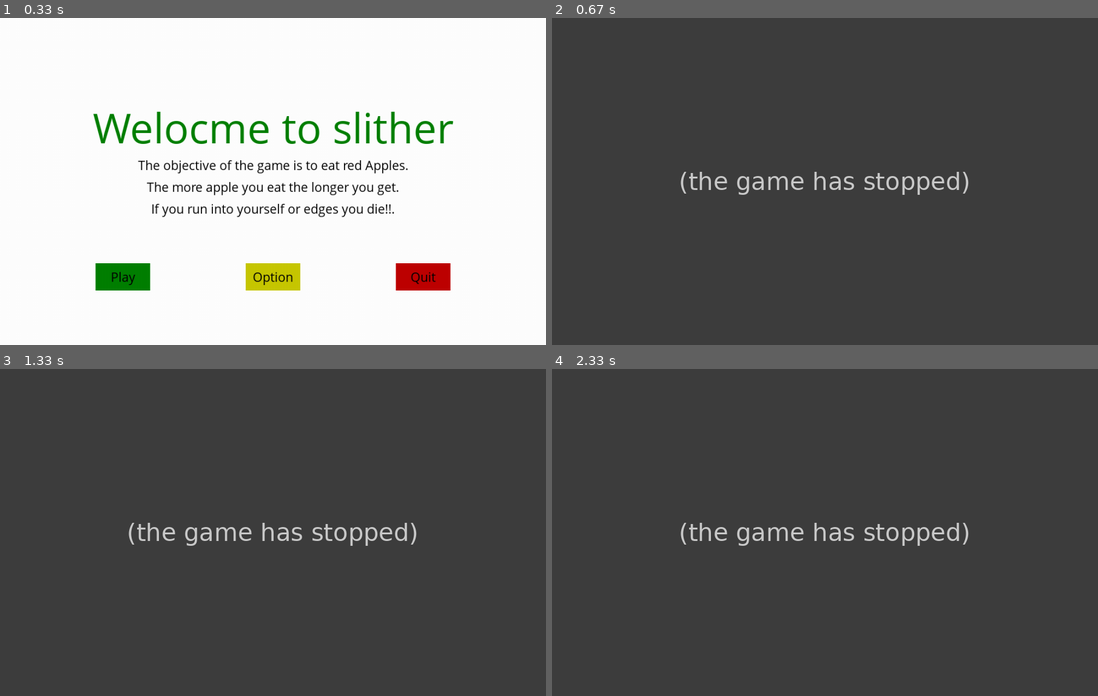
Above: before the commit, frames 1-4 (two rows, left to right).
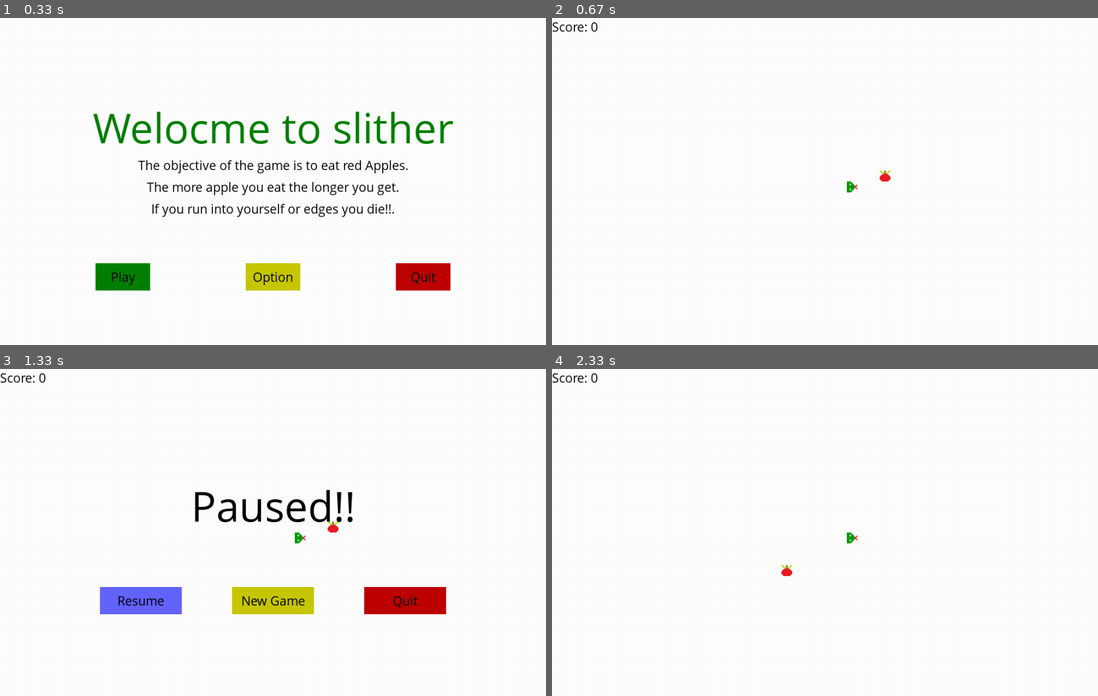
Above: after the commit, the same moments.

Repository: RIPTIDEKING/Snake_Pygame
Game: pygame game, started from MainGame.py
The game is run twice, just before and just after one commit, with the same random seed, the same clock (stepped at 60 frames per second) and the same inputs.
Inputs (mouse positions are in pixels of both pictures, inside the frame that each line leads up to):
- Up to frame 1 (0.33 s): no input
- Up to frame 2 (0.67 s): click "Play" at 0.4 s
- Up to frame 3 (1.33 s): hold P 0.67-1.13 s; hold Right 0.67-1.13 s; move the mouse to (251, 545) at 0.7 s; click "Resume" at 1.25 s
- Up to frame 4 (2.33 s): hold P 1.5-1.97 s; hold Right 1.5-1.97 s; move the mouse to (693, 535) at 1.53 s; click "New Game" at 2.07 s

Frame 1 is identical in both runs. In frame 2, 100% of the frame differs, in the area x 0-100%, y 0-100%; in frame 3, 100%; in frame 4, 100%.
Error before the commit: UnboundLocalError: cannot access local variable 'snake_length' where it is not associated wi...; the game stopped at 0.55 s (later frames are placeholders)

Commit message:
mods preparation complete

Diff:
--- a/MainGame.py
+++ b/MainGame.py
@@ -1,11 +1,11 @@
 import pygame
-import time
 import random
 
 from resorces_basic import *
 from button import *
 from snake import *
 from apple import *
+from mods import *
 
 pygame.init()
 
@@ -15,11 +15,8 @@
 pygame.display.set_caption('slither')
 pygame.display.update()
 
-clock = pygame.time.Clock()
 
-def scoreDisplay(score):
-    text = smallFont.render("Score: "+str(score), True, black)
-    gameDisplay.blit(text,(0,0))
+
 
 def game_intro():
 
@@ -48,153 +45,40 @@
         pygame.display.update()
         clock.tick(20)
 
-def pause():
-    pause = [True,]
-    message_to_screen(gameDisplay,"Paused!!",black,0,-50,'large')
-    plBtn = Button(gameDisplay,blue,'Resume',183,400,150,50,pause_onClick,[pause],fade=100)
-    qtBtn = Button(gameDisplay,red,'Quit',667,400,150,50,onC_quit)
-    newBtn = Button(gameDisplay,yellow,'New Game',425,400,150,50,newGame,[gameLoop])
-    while pause[0]:
-        for event in pygame.event.get():
-            if event.type == pygame.QUIT:
-                onC_quit()
-
-        plBtn.drawBtn()
-        qtBtn.drawBtn()
-        newBtn.drawBtn()
-        pygame.display.update()
-        clock.tick(20)
 
 def gameLoop():
 
-    randAppArgs = {'countApple':0,'randAppleX':0,'randAppleY':0}
-    randA2Args = {'randAppleX2':0,'randAppleY2':0}
-    randAsArgs = {'randAppleXSpecial':0,'randAppleYSpecial':0}
+    # randAppArgs = {'countApple':0,'randAppleX':0,'randAppleY':0}
+    # randA2Args = {'randAppleX2':0,'randAppleY2':0}
+    # randAsArgs = {'randAppleXSpecial':0,'randAppleYSpecial':0}
 
-    direction = "Right"
-    gameExit = False
-    gameOver = False
+    # direction = "Right"
+    # gameExit = False
+    # gameOver = False
 
-    randomApple([],randAppArgs)
+    # randomApple([],randAppArgs)
 
-    lead_x = display_width/2
-    lead_y = display_height/2
-    lead_x_change = MovementSpeed
-    lead_y_change = 0
+    # lead_x = display_width/2
+    # lead_y = display_height/2
+    # lead_x_change = MovementSpeed
+    # lead_y_change = 0
 
-    appleEnable = True
-    apple2Enable = False
-    appleSpecialEnable = False
+    # appleEnable = True
+    # apple2Enable = False
+    # appleSpecialEnable = False
 
-    tempCountA2 = 0
-    tempCountAS = 0
+    # tempCountA2 = 0
+    # tempCountAS = 0
 
-    last_btn = 0
+    # last_btn = 0
 
     # snakeList = []
     # snake_length = 1
 
-
-    while not gameExit :
-        score = int((snake_length-1))
-
-
-
-
-        for event in pygame.event.get():
-
-            if event.type == pygame.QUIT:
-                gameExit = True
-            if event.type == pygame.KEYDOWN:
-
-                if event.key == pygame.K_p:
-                    pause()
-                elif event.key == pygame.K_LEFT and  lead_x_change == 0:
-                    lead_x_change = -MovementSpeed
-                    lead_y_change = 0
-                    direction = "Left"
-                    break
-                elif event.key == pygame.K_RIGHT and lead_x_change == 0:
-                    lead_x_change = MovementSpeed
-                    lead_y_change = 0
-                    direction = "Right"
-                    break
-                elif event.key == pygame.K_UP and lead_y_change == 0:
-                    lead_y_change = -MovementSpeed
-                    lead_x_change = 0
-                    direction = "Up"
-                    break
-                elif event.key == pygame.K_DOWN and lead_y_change == 0:
-                    lead_y_change = MovementSpeed
-                    lead_x_change = 0
-                    direction = "Down"
-                    break
-
-        if lead_x >=display_width or lead_y >= display_height or lead_x < 0 or lead_y < 0:
-            gameOver = True
-
-        lead_y += lead_y_change
-        lead_x += lead_x_change
-
-        gameDisplay.fill(white)
-
-        gameDisplay.blit(appleMain,(randAppArgs['randAppleX'],randAppArgs['randAppleY']))
-        if apple2Enable:
-            gameDisplay.blit(apple2,(randA2Args['randAppleX2'],randA2Args['randAppleY2']))
-        if appleSpecialEnable:
-            gameDisplay.blit(appleSpecial,(randAsArgs['randAppleXSpecial'],randAsArgs['randAppleYSpecial']))
-
-        snakeHead = []
-        snakeHead.append(lead_x)
-        snakeHead.append(lead_y)
-        snakeList.append(snakeHead)
-
-        if len(snakeList) > snake_length:
-            del snakeList[0]
-
-        for segment in snakeList[:-1]:
-            if segment == snakeHead:
-                gameOver = True
-
-        snake(gameDisplay,snakeList,imgHead,darkGreen,direction,block_size)
-        scoreDisplay(score)
-
-        pygame.display.update()
-
-        if lead_x == randAppArgs['randAppleX'] and lead_y == randAppArgs['randAppleY']:
-            snake_length += 1
-            randomApple(snakeList,randAppArgs)
-            if randAppArgs['countApple']%5 == 0:
-                randomApple2(snakeList,randA2Args)
-                apple2Enable = True
-            if randAppArgs['countApple']%10 == 0:
-                randomAppleSpecial(snakeList,randAsArgs)
-                appleSpecialEnable = True
-
-        if lead_x == randA2Args['randAppleX2'] and lead_y == randA2Args['randAppleY2'] and apple2Enable:
-            snake_length += 2
-            tempCountA2 = 0
-            apple2Enable = False
-
-        if lead_x == randAsArgs['randAppleXSpecial'] and lead_y == randAsArgs['randAppleYSpecial'] and appleSpecialEnable:
-            snake_length += 3
-            appleSpecialEnable = False
-            tempCountAS = 0
-
-        if apple2Enable:
-            if tempCountA2 < 60:
-                tempCountA2 += 1
-            else:
-                apple2Enable = False
-                tempCountA2 =0
-
-        if appleSpecialEnable:
-            if tempCountAS < 30:
-                tempCountAS += 1
-            else:
-                appleSpecialEnable = False
-                tempCountAS = 0
-
+    gameExit = [False]
+    orgMode = orgMod(gameDisplay,gameLoop,gameExit)
+    while not gameExit[0] :
+        orgMode.updateOriginal()
         clock.tick(FPS)
     quit()
 
--- a/apple.py
+++ b/apple.py
@@ -3,7 +3,6 @@
 from resorces_basic import *
 
 def randomApple(ls,randAppArgs):
-    #global randAppleX,randAppleY,countApple
     randAppArgs['countApple'] += 1
     rAx = 0
     rAy = 0
@@ -18,7 +17,6 @@
     randAppArgs['randAppleY'] = rAy
 
 def randomApple2(ls,randA2Args):
-    #global randAppleX2,randAppleY2
     rAx = 0
     rAy = 0
     rAx = round(random.randrange(0,display_width-block_size,block_size)/block_size)*block_size
@@ -31,7 +29,6 @@
     randA2Args['randAppleY2'] = rAy
 
 def randomAppleSpecial(ls,randAsArgs):
-    #global randAppleXSpecial,randAppleYSpecial
     rAx = 0
     rAy = 0
     rAx = round(random.randrange(0,display_width-block_size,block_size)/block_size)*block_size
--- a/mods.py
+++ b/mods.py
@@ -1,25 +1,168 @@
 from resorces_basic import *
+from button import *
+from apple import *
+from snake import *
 
 class orgMod:
 
-    def __init__(self):
+    def __init__(self,gameDisplay,gameLoop,gameExit):
+
+        self.gameLoop = gameLoop
+        self.gameDisplay = gameDisplay
+        self.gameExit = gameExit
+
         self.snakeList = []
         self.snake_length = 1
-        newGameBtn = Button(gameDisplay,blue,"New Game",223,330,150,50,newGame,[gameLoop],fade = 100)
-        quitBtn = Button(gameDisplay,red,"Quit",627,330,150,50,onC_quit)
+        self.randAppArgs = {'countApple':0,'randAppleX':0,'randAppleY':0}
+        self.randA2Args = {'randAppleX2':0,'randAppleY2':0}
+        self.randAsArgs = {'randAppleXSpecial':0,'randAppleYSpecial':0}
+
+        self.direction = "Right"
+        self.gameOver = False
+
+        randomApple([],self.randAppArgs)
+
+        self.lead_x = display_width/2
+        self.lead_y = display_height/2
+        self.lead_x_change = MovementSpeed
+        self.lead_y_change = 0
+
+        self.appleEnable = True
+        self.apple2Enable = False
+        self.appleSpecialEnable = False
+
+        self.tempCountA2 = 0
+        self.tempCountAS = 0
+
+        self.last_btn = 0
+
+
+        self.newGameBtn = Button(gameDisplay,blue,"New Game",223,330,150,50,newGame,[gameLoop],fade = 100)
+        self.quitBtn = Button(gameDisplay,red,"Quit",627,330,150,50,onC_quit)
 
     def updateOriginal(self):
-        while gameOver == True:
-            gameDisplay.fill(white)
-            message_to_screen(gameDisplay,"Game Over!!!",red,y_displace = -50,size = "medium")
-            message_to_screen(gameDisplay,"Your Score: {}".format(score),blue)
+        score = int((self.snake_length-1))
+        while self.gameOver:
+            self.gameDisplay.fill(white)
+            message_to_screen(self.gameDisplay,"Game Over!!!",red,y_displace = -50,size = "medium")
+            message_to_screen(self.gameDisplay,"Your Score: {}".format(score),blue)
 
-            newGameBtn.drawBtn()
-            quitBtn.drawBtn()
+            self.newGameBtn.drawBtn()
+            self.quitBtn.drawBtn()
             pygame.display.update()
 
             for event in pygame.event.get() :
 
                 if event.type == pygame.QUIT:
-                        gameExit = True
-                        gameOver = False
+                        self.gameExit = [True]
+                        self.gameOver = False
+
+        for event in pygame.event.get():
+
+            if event.type == pygame.QUIT:
+                self.gameExit = [True]
+            if event.type == pygame.KEYDOWN:
+
+                if event.key == pygame.K_p:
+                    self.pause()
+                elif event.key == pygame.K_LEFT and  self.lead_x_change == 0:
+                    self.lead_x_change = -MovementSpeed
+                    self.lead_y_change = 0
+                    self.direction = "Left"
+                    break
+                elif event.key == pygame.K_RIGHT and self.lead_x_change == 0:
+                    self.lead_x_change = MovementSpeed
+                    self.lead_y_change = 0
+                    self.direction = "Right"
+                    break
+                elif event.key == pygame.K_UP and self.lead_y_change == 0:
+                    self.lead_y_change = -MovementSpeed
+                    self.lead_x_change = 0
+                    self.direction = "Up"
+                    break
+                elif event.key == pygame.K_DOWN and self.lead_y_change == 0:
+                    self.lead_y_change = MovementSpeed
+                    self.lead_x_change = 0
+                    self.direction = "Down"
+                    break
+        if self.lead_x >= display_width or self.lead_y >= display_height or self.lead_x < 0 or self.lead_y < 0:
+            self.gameOver = [True]
+
+        self.lead_y += self.lead_y_change
+        self.lead_x += self.lead_x_change
+
+        self.gameDisplay.fill(white)
+
+        self.gameDisplay.blit(appleMain,(self.randAppArgs['randAppleX'],self.randAppArgs['randAppleY']))
+        if self.apple2Enable:
+            self.gameDisplay.blit(apple2,(self.randA2Args['randAppleX2'],self.randA2Args['randAppleY2']))
+        if self.appleSpecialEnable:
+            self.gameDisplay.blit(appleSpecial,(self.randAsArgs['randAppleXSpecial'],self.randAsArgs['randAppleYSpecial']))
+
+        snakeHead = []
+        snakeHead.append(self.lead_x)
+        snakeHead.append(self.lead_y)
+        self.snakeList.append(snakeHead)
+
+        if len(self.snakeList) > self.snake_length:
+            del self.snakeList[0]
+
+        for segment in self.snakeList[:-1]:
+            if segment == snakeHead:
+                self.gameOver = True
+
+        snake(self.gameDisplay,self.snakeList,imgHead,darkGreen,self.direction,block_size)
+        scoreDisplay(self.gameDisplay,score)
+
+        pygame.display.update()
+
+        if self.lead_x == self.randAppArgs['randAppleX'] and self.lead_y == self.randAppArgs['randAppleY']:
+            self.snake_length += 1
+            randomApple(self.snakeList,self.randAppArgs)
+            if self.randAppArgs['countApple']%5 == 0:
+                randomApple2(self.snakeList,self.randA2Args)
+                self.apple2Enable = True
+            if self.randAppArgs['countApple']%10 == 0:
+                randomAppleSpecial(self.snakeList,self.randAsArgs)
+                self.appleSpecialEnable = True
+
+        if self.lead_x == self.randA2Args['randAppleX2'] and self.lead_y == self.randA2Args['randAppleY2'] and self.apple2Enable:
+            self.snake_length += 2
+            self.tempCountA2 = 0
+            self.apple2Enable = False
+
+        if self.lead_x == self.randAsArgs['randAppleXSpecial'] and self.lead_y == self.randAsArgs['randAppleYSpecial'] and self.appleSpecialEnable:
+            self.snake_length += 3
+            self.appleSpecialEnable = False
+            self.tempCountAS = 0
+
+        if self.apple2Enable:
+            if self.tempCountA2 < 60:
+                self.tempCountA2 += 1
+            else:
+                self.apple2Enable = False
+                self.tempCountA2 =0
+
+        if self.appleSpecialEnable:
+            if self.tempCountAS < 30:
+                self.tempCountAS += 1
+            else:
+                self.appleSpecialEnable = False
+                self.tempCountAS = 0
+
+    def pause(self):
+        pause = [True,]
+        message_to_screen(self.gameDisplay,"Paused!!",black,0,-50,'large')
+        plBtn = Button(self.gameDisplay,blue,'Resume',183,400,150,50,pause_onClick,[pause],fade=100)
+        qtBtn = Button(self.gameDisplay,red,'Quit',667,400,150,50,onC_quit)
+        newBtn = Button(self.gameDisplay,yellow,'New Game',425,400,150,50,newGame,[self.gameLoop])
+        while pause[0]:
+            for event in pygame.event.get():
+                if event.type == pygame.QUIT:
+                    onC_quit()
+
+            plBtn.drawBtn()
+            qtBtn.drawBtn()
+            newBtn.drawBtn()
+            pygame.display.update()
+            clock.tick(20)
--- a/resorces_basic.py
+++ b/resorces_basic.py
@@ -1,4 +1,5 @@
 import pygame
+import time
 pygame.init()
 
 smallFont = pygame.font.SysFont("comicsansms",25)
@@ -21,13 +22,13 @@
 apple2 = pygame.image.load('apple2.png')
 appleSpecial = pygame.image.load('appleultimate.png')
 
-direction = "Right"
-
 FPS = 10
 display_width = 1000
 display_height = 600
 block_size = 20
 MovementSpeed = (block_size)
+
+clock = pygame.time.Clock()
 
 def text_objects(msg,color,size):
     if size == "small":
@@ -65,3 +66,7 @@
 
 def pause_onClick(pause):
     pause[0] = False
+
+def scoreDisplay(gameDisplay,score,color = black):
+    text = smallFont.render("Score: "+str(score), True, color)
+    gameDisplay.blit(text,(0,0))
--- a/tet.py
+++ b/tet.py
@@ -1,7 +1,8 @@
-def ch(ab):
-    ab['aaa'] = 56
-    print(ab)
+class t:
+    def __init__(self, ls):
+        self.ls = ls
+        self.ls[1] = 5
 
-ab = {'countApp':45,'aaa':50}
-ch(ab)
-print(ab)
+ls = [0,1]
+tt = t(ls)
+print(ls)
